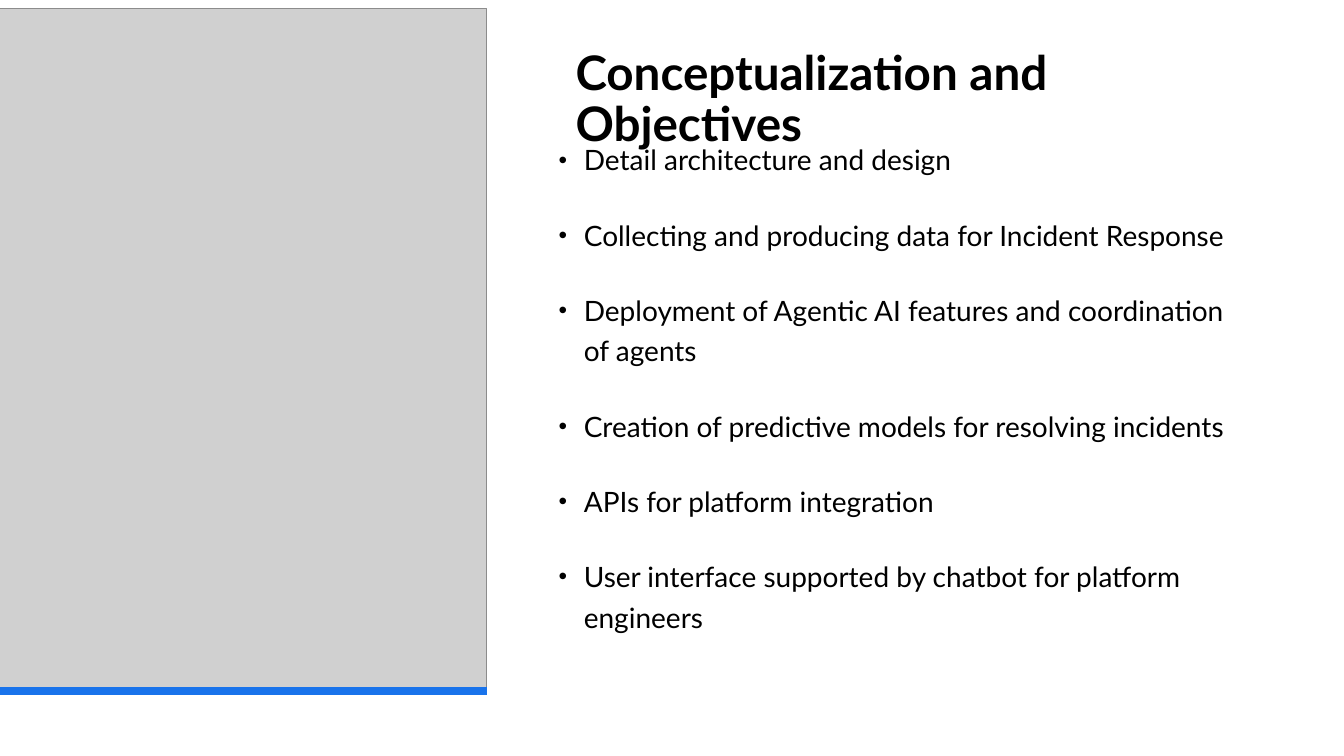
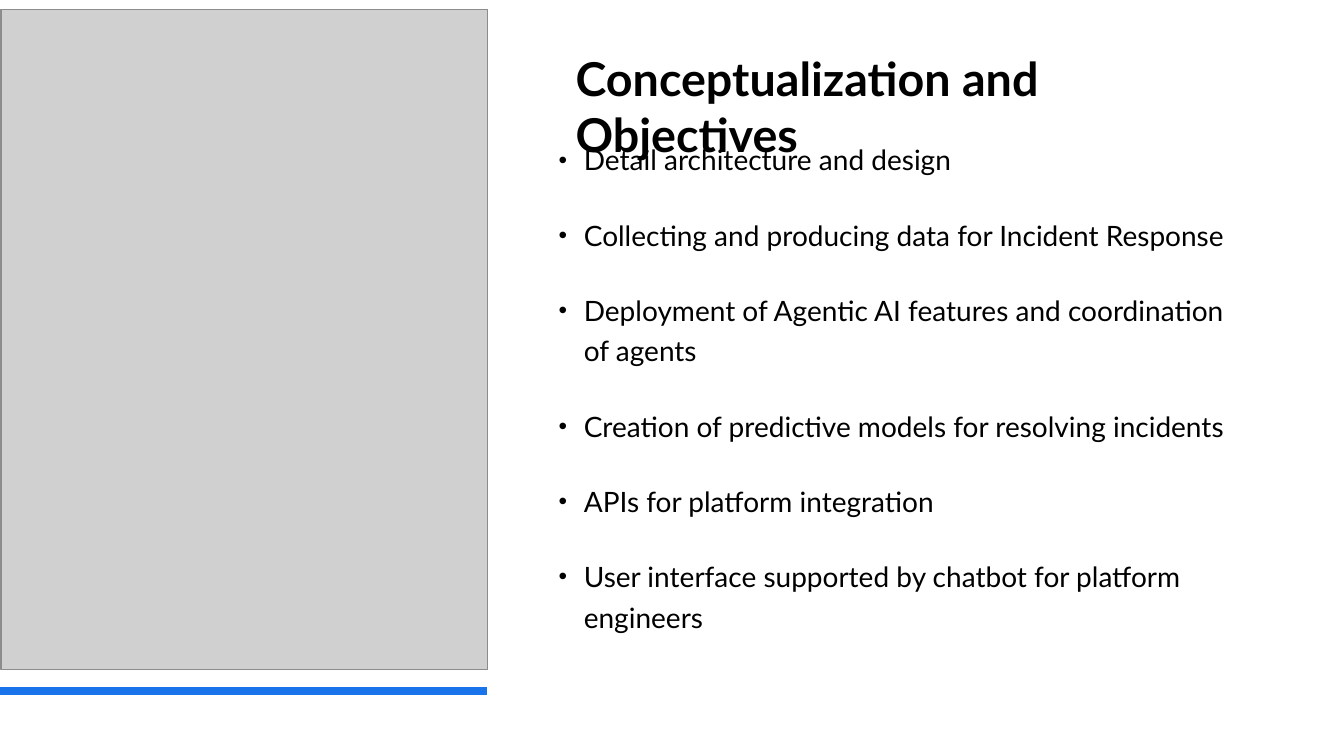
Before and after one commit to ewfx/gaipl-genai-tects, a slide deck: slide 4 of artifacts/arch/GenAITects - Architecture of GenAI IPE.pptx. Drawn at 1344x756 pixels with LibreOffice and Linux fonts; fonts in the diff are those of the drawing; grey boxes stand for pictures. Boxes give left, top, right and bottom in pixels: in the first picture for what was removed or moved away, otherwise in the second. Text is boxed around its words. In the diff, an @@ line names an element or a change of style, - is before the commit and + after.

```diff
--- a/artifacts/arch/GenAITects - Architecture of GenAI IPE.pptx
+++ b/artifacts/arch/GenAITects - Architecture of GenAI IPE.pptx
@@ picture: place and size @@
-picture at (0,8,487,691)
+picture at (1,9,488,669)
@@ title "Conceptualization and Objectives" at (576,61,1038,161): size 34 to 33.3 pt; line spacing 0.9 to 1 @@
```
Also in this commit, not shown: 6 other slides changed.
